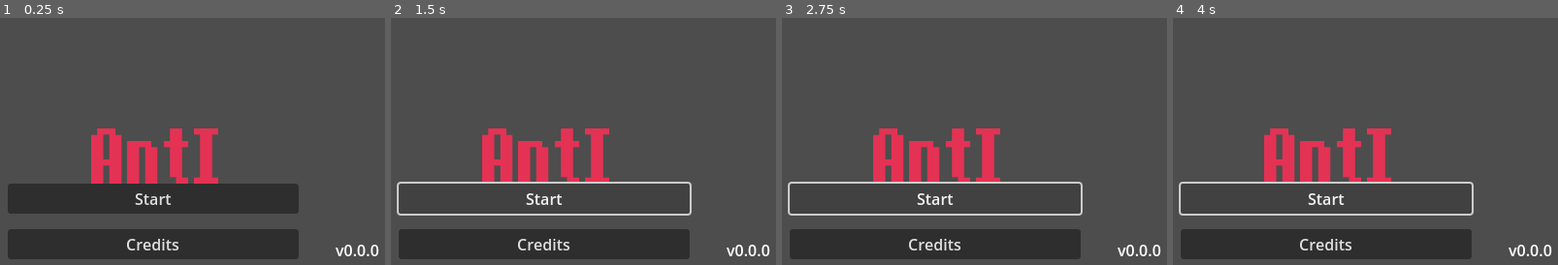
Above: before the commit, frames 1-4 (left to right).
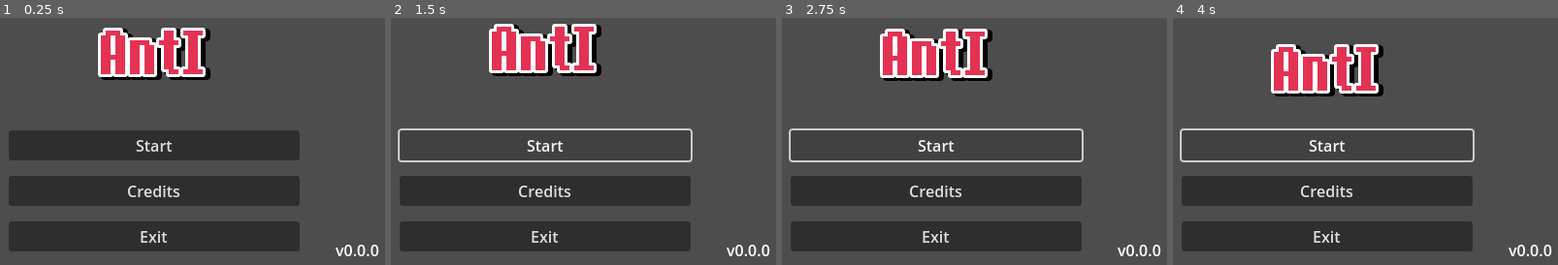
Above: after the commit, the same moments.

Repository: arthur-monteath/enemies-as-weapons
Game: Godot game, scene res://assets/ui/menu.tscn
The game is run twice, just before and just after one commit, with the same random seed, the same clock (stepped at 60 frames per second) and the same inputs. This scene is started directly instead of the project's main scene.
Inputs:
- Up to frame 1 (0.25 s): no input
- Up to frame 2 (1.5 s): click "Start" at 0.5 s; click "Start" at 1.25 s
- Up to frame 3 (2.75 s): hold D (move_right) from 2.03 s (still down); tap Space (jump) at 2.27 s
- Up to frame 4 (4 s): tap Space (jump) at 3.02 s; release D (move_right) at 3.53 s; hold A (move_left) from 3.53 s (still down)

The runs differ from the first frame. In frame 1, 27% of the frame differs, in the area x 2-78%, y 3-98%; in frame 2, 19%; in frame 3, 19%; in frame 4, 19%.

Commit message:
New menu screen!

Diff:
--- /dev/null
+++ b/assets/ui/menu.gd
@@ -0,0 +1,6 @@
+extends Control
+
+@onready var title_animation_player: AnimationPlayer = %TitleAnimationPlayer
+
+func _ready() -> void:
+	title_animation_player.play("titlebounce")
--- a/assets/ui/menu.tscn
+++ b/assets/ui/menu.tscn
@@ -1,6 +1,7 @@
-[gd_scene load_steps=7 format=3 uid="uid://dd7gnst6h1jrw"]
-
-[ext_resource type="FontFile" uid="uid://cr0yvyxxbpnkg" path="res://Ithaca-LVB75.ttf" id="1_lti8b"]
+[gd_scene load_steps=8 format=3 uid="uid://dd7gnst6h1jrw"]
+
+[ext_resource type="Script" uid="uid://h2i7r6cxgvay" path="res://assets/ui/menu.gd" id="1_5w2xh"]
+[ext_resource type="FontFile" uid="uid://cr0yvyxxbpnkg" path="res://assets/ui/Ithaca-LVB75.ttf" id="1_lti8b"]
 
 [sub_resource type="GDScript" id="GDScript_lti8b"]
 script/source = "@tool
@@ -24,8 +25,12 @@
 
 [sub_resource type="LabelSettings" id="LabelSettings_ouk20"]
 font = ExtResource("1_lti8b")
-font_size = 100
+font_size = 80
 font_color = Color(0.89411765, 0.19607843, 0.32941177, 1)
+outline_size = 12
+shadow_size = 16
+shadow_color = Color(0, 0, 0, 1)
+shadow_offset = Vector2(4, 2)
 
 [sub_resource type="Animation" id="Animation_ouk20"]
 length = 0.001
@@ -44,7 +49,7 @@
 
 [sub_resource type="Animation" id="Animation_lti8b"]
 resource_name = "titlebounce"
-length = 2.0
+length = 1.5
 loop_mode = 1
 tracks/0/type = "value"
 tracks/0/imported = false
@@ -53,10 +58,10 @@
 tracks/0/interp = 1
 tracks/0/loop_wrap = true
 tracks/0/keys = {
-"times": PackedFloat32Array(0, 1, 2),
-"transitions": PackedFloat32Array(1, 1, 1),
+"times": PackedFloat32Array(0, 0.75, 1.5),
+"transitions": PackedFloat32Array(2.0000007, 0.4829682, 0.25881606),
 "update": 0,
-"values": [Vector2(0, 80), Vector2(0, 141), Vector2(0, 80)]
+"values": [Vector2(-68.5, -30), Vector2(-68.5, 15), Vector2(-68.5, -30)]
 }
 
 [sub_resource type="AnimationLibrary" id="AnimationLibrary_mae5d"]
@@ -72,6 +77,7 @@
 anchor_bottom = 1.0
 grow_horizontal = 2
 grow_vertical = 2
+script = ExtResource("1_5w2xh")
 
 [node name="BackgroundMusicPlayer" type="AudioStreamPlayer" parent="."]
 process_mode = 3
@@ -129,21 +135,26 @@
 
 [node name="TitleMargin" type="MarginContainer" parent="MenuContainer"]
 layout_mode = 2
+size_flags_horizontal = 4
+size_flags_vertical = 0
 theme_override_constants/margin_top = 24
 
 [node name="TitleContainer" type="Control" parent="MenuContainer/TitleMargin"]
 layout_mode = 2
+size_flags_horizontal = 4
+size_flags_vertical = 0
 mouse_filter = 2
 
 [node name="TitleLabel" type="Label" parent="MenuContainer/TitleMargin/TitleContainer"]
 texture_filter = 1
 layout_mode = 1
-anchors_preset = 10
-anchor_right = 1.0
+anchors_preset = 5
+anchor_left = 0.5
+anchor_right = 0.5
 offset_left = 4.0
 offset_top = 80.0
-offset_right = 4.0
-offset_bottom = 168.00005
+offset_right = 141.0
+offset_bottom = 167.99988
 grow_horizontal = 2
 theme_override_font_sizes/font_size = 48
 text = "AntI"
@@ -151,7 +162,8 @@
 horizontal_alignment = 1
 vertical_alignment = 1
 
-[node name="AnimationPlayer" type="AnimationPlayer" parent="MenuContainer/TitleMargin/TitleContainer/TitleLabel"]
+[node name="TitleAnimationPlayer" type="AnimationPlayer" parent="MenuContainer/TitleMargin/TitleContainer/TitleLabel"]
+unique_name_in_owner = true
 libraries = {
 &"": SubResource("AnimationLibrary_mae5d")
 }
@@ -169,17 +181,16 @@
 [node name="MenuButtonsBoxContainer" type="BoxContainer" parent="MenuContainer/MenuButtonsMargin/MenuButtonsContainer"]
 unique_name_in_owner = true
 layout_mode = 1
-anchors_preset = 8
+anchors_preset = 7
 anchor_left = 0.5
-anchor_top = 0.5
+anchor_top = 1.0
 anchor_right = 0.5
-anchor_bottom = 0.5
-offset_left = -151.0
-offset_top = -107.0
-offset_right = 149.0
-offset_bottom = 193.0
-grow_horizontal = 2
-grow_vertical = 2
+anchor_bottom = 1.0
+offset_left = -150.0
+offset_top = -150.0
+offset_right = 150.0
+grow_horizontal = 2
+grow_vertical = 0
 size_flags_horizontal = 4
 theme_override_constants/separation = 16
 alignment = 1
Not shown, added: assets/ui/menu.gd.uid
